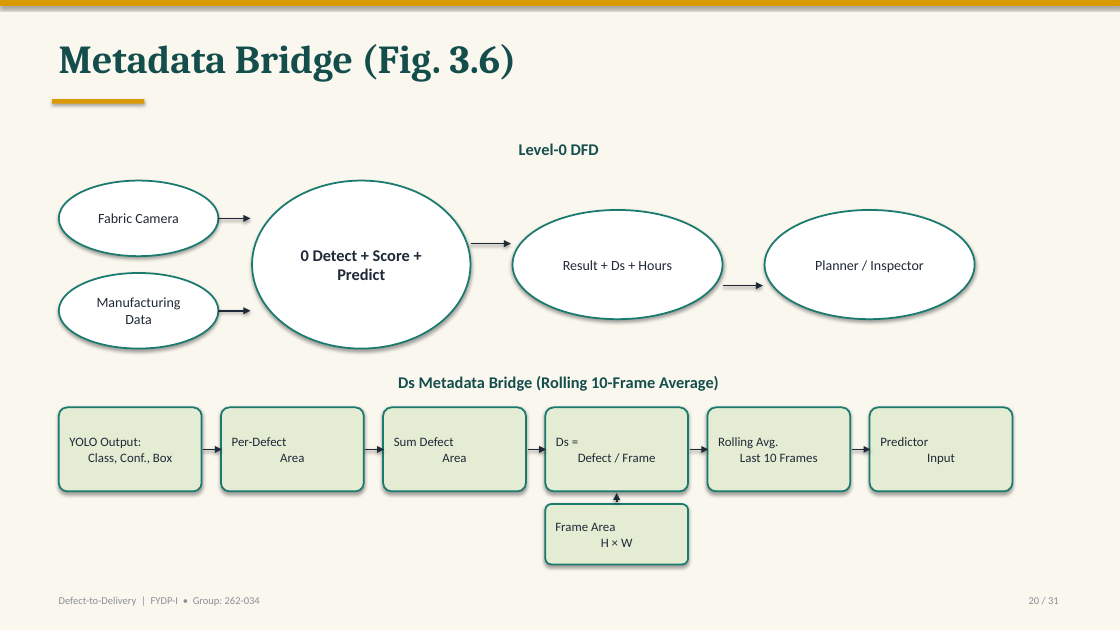
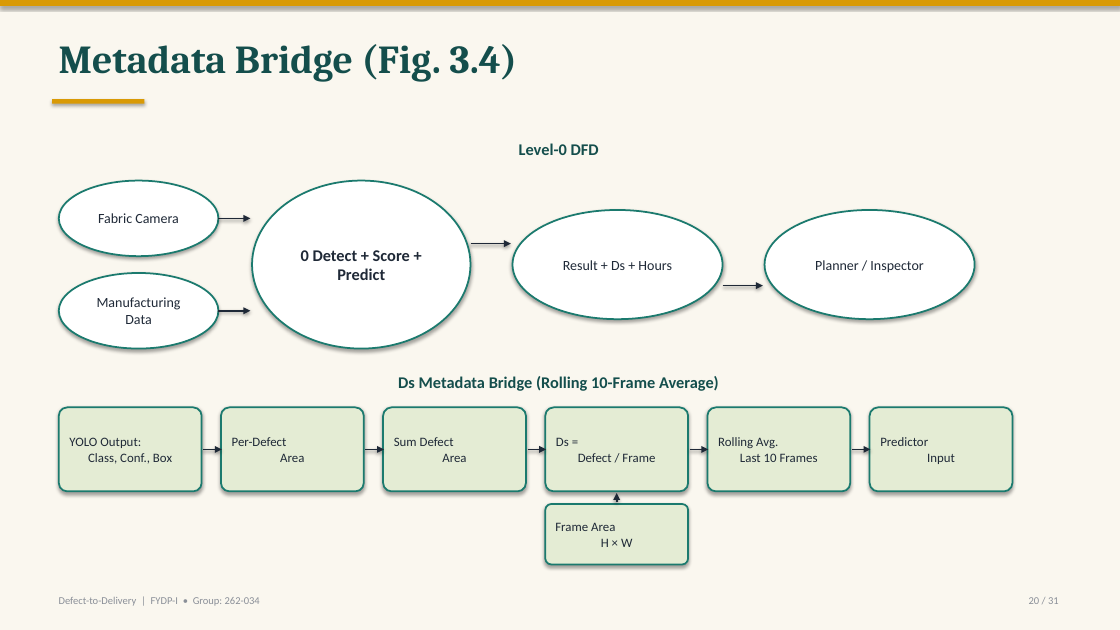
Before and after one commit to labib-ux/FYDP, a slide deck: slide 20 of slides/FYDP-I_Defect-to-Delivery.pptx. Drawn at 1120x630 pixels with LibreOffice and Linux fonts; fonts in the diff are those of the drawing. Boxes give left, top, right and bottom in pixels: in the first picture for what was removed or moved away, otherwise in the second. Text is boxed around its words. In the diff, an @@ line names an element or a change of style, - is before the commit and + after.

```diff
--- a/slides/FYDP-I_Defect-to-Delivery.pptx
+++ b/slides/FYDP-I_Defect-to-Delivery.pptx
@@ text at (x1=59, y1=44, x2=517, y2=82): text changed @@
-Metadata Bridge (Fig. 3.6)
+Metadata Bridge (Fig. 3.4)
```
Also in this commit, not shown: 8 other slides changed.
